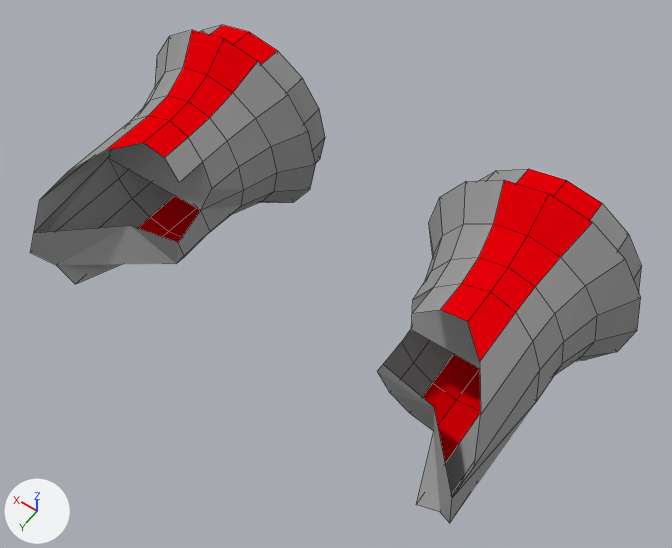
The Blender file Blender/Assets/Engine2/Engine2.blend, before and after one commit.
Camera for both pictures: a 50 mm camera at (-0.967, 1.437, 1.932) aimed at (-0.075, 0.189, -0.029). Every picture has the same lights, and +X, +Y and +Z are marked at lower left. Mesh edges are drawn as thin lines.

Names of what the first picture shows: 'Engine2'.
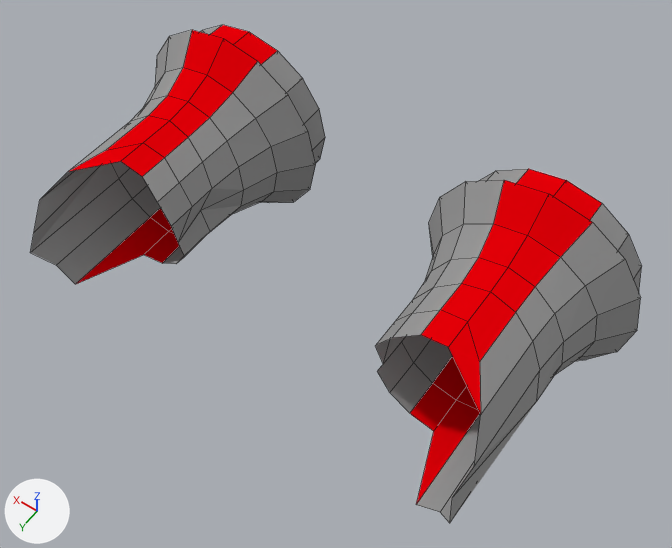
Boxes [x1, y1, x2, y2] around the edits, measured in the pictures (672 x 548 px):
part 1 of me_plane_001, built on
    before: [31, 116, 540, 523]
    after: [43, 116, 540, 466]

The change, as a list of edits to the scene's bpy script:
```text
Change me_plane_001:
    used by ob_engine2; location = (0.0, 0.0, 0.0)
    remove me_plane_001.from_pydata(...)  # 288 vertices, 258 faces; spans x -0.81..0.81, y -0.2..0.59, z -0.31..0.31
    add me_plane_001.from_pydata(...)  # 296 vertices, 268 faces; spans x -0.81..0.81, y -0.2..0.59, z -0.31..0.31
    me_plane_001 part 1
    2 vertices are removed from x -0.5..0.5, y 0.38, z -0.04
    14 faces are deleted
    4 vertices are added at (0.37, 0.37, 0.14), (0.32, 0.38, 0.07), (-0.37, 0.37, 0.14), (-0.32, 0.38, 0.07)
    6 new vertices lie (0.0, 0.08, 0.0) away from vertices in x -0.5..0.5, y 0.21..0.27, z 0.07..0.19
    16 new faces join them, mat_handle_pipe_001 (grey #979797)
    8 new faces join them, mat_playershirt_001 (red #e70009)
```
